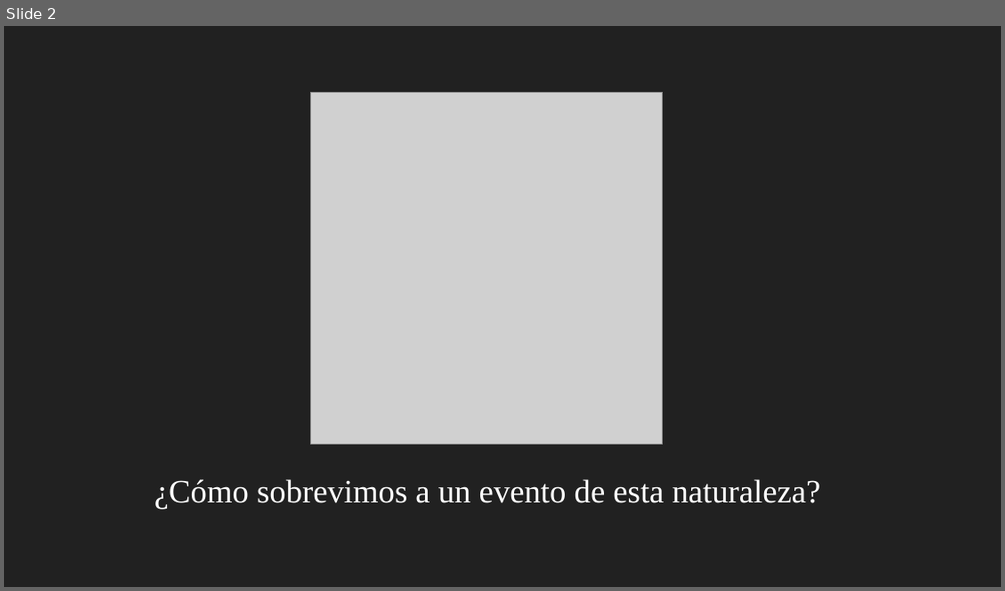
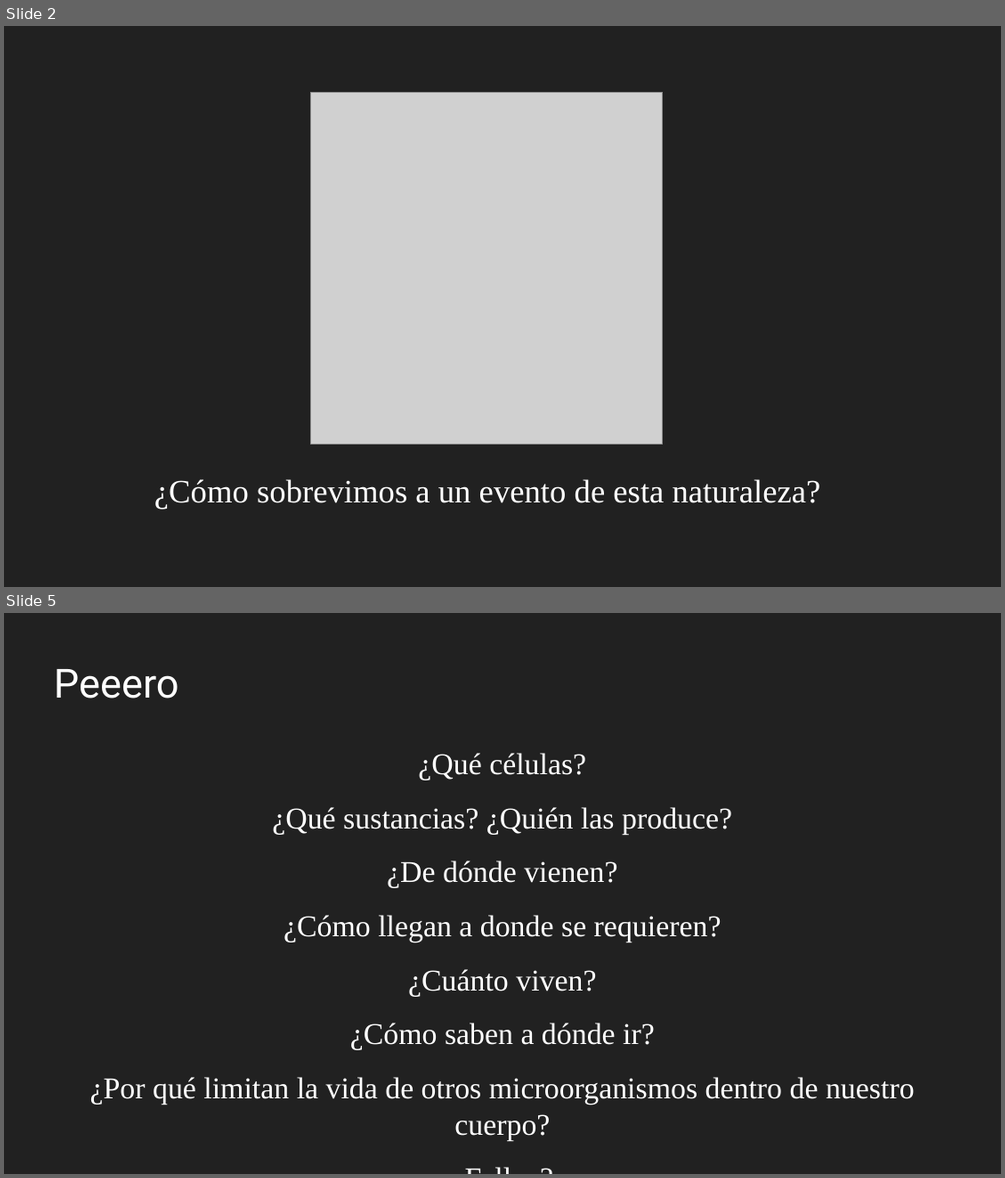
Before and after one commit to gerardommc/Medicina-Cons, a slide deck: Inmuno.odp. Shown one above the other, each under a label of ours: slide 2 before the commit, slides 2 and 5 after it; the slides between them are not shown. The pictures are 1005x591 and 1005x1178 pixels, drawn with LibreOffice and Linux fonts; fonts in the diff are those of the drawing; grey boxes stand for pictures. Boxes give left, top, right and bottom in pixels: in the first picture for what was removed or moved away, otherwise in the second. Text is boxed around its words. In the diff, an @@ line names an element or a change of style, - is before the commit and + after.

```diff
--- a/Inmuno.odp
+++ b/Inmuno.odp
@@ slide 5 added at <box>4,613,1001,1174</box>, background #212121 @@
@@ title added at <box>54,669,179,698</box>, 32 pt, text #FFFFFF @@
+Peeero
@@ text added at <box>90,753,914,1140</box>, 24.1 pt, text #FFFFFF @@
+¿Qué células?
+¿Qué sustancias? ¿Quién las produce?
+¿De dónde vienen?
+¿Cómo llegan a donde se requieren?
+¿Cuánto viven?
+¿Cómo saben a dónde ir?
+¿Por qué limitan la vida de otros microorganismos dentro de nuestro cuerpo?
+¿Fallan?
```
Also in this commit, not shown: 3 other slides added, 3 slides removed, 9 other files.
